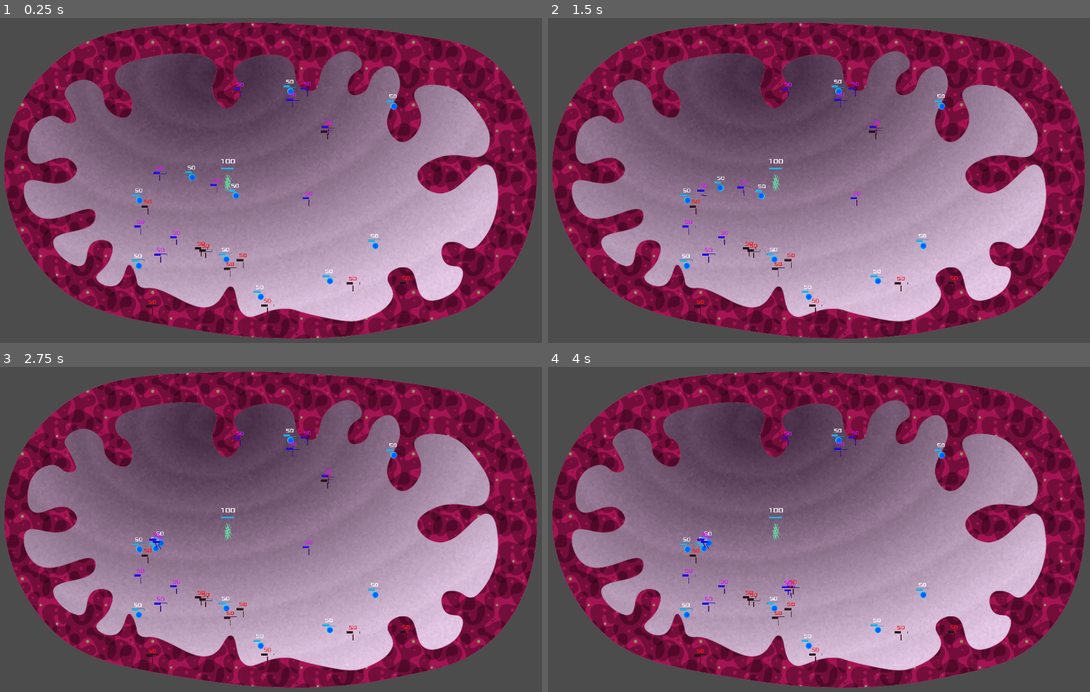
Above: before the commit, frames 1-4 (two rows, left to right).
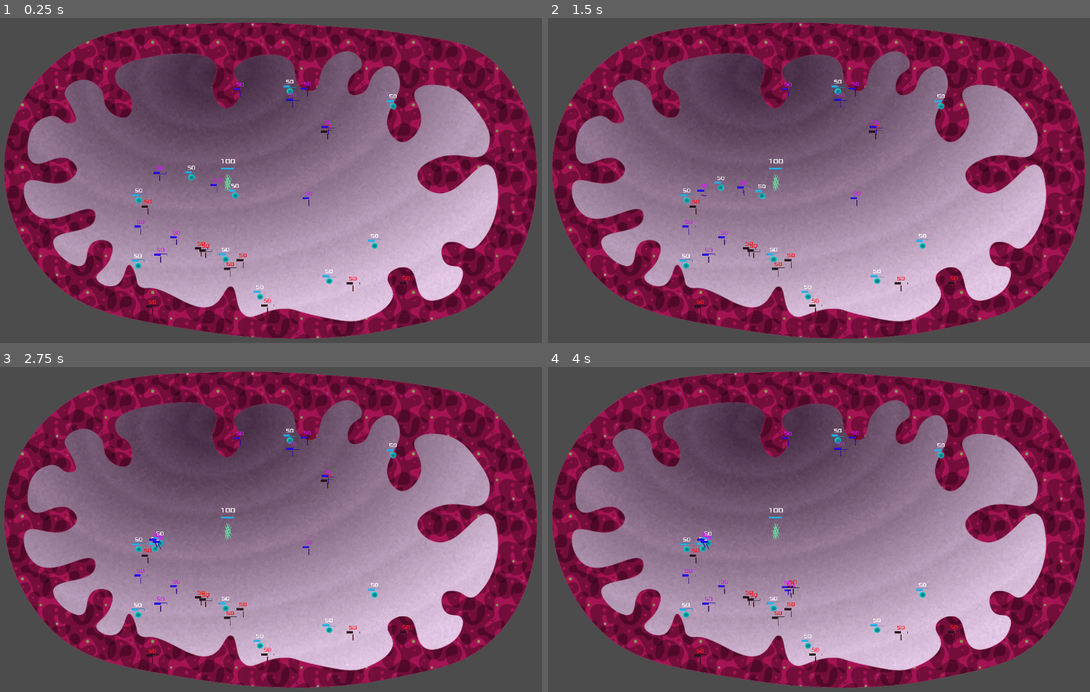
Above: after the commit, the same moments.

Repository: mihaelagrigore/Gutstuck
Game: Godot game, scene res://Sources/Levels/Level_1.tscn
The game is run twice, just before and just after one commit, with the same random seed, the same clock (stepped at 60 frames per second) and the same inputs. The engine's default icon, where the game draws it, is replaced by a stand-in: a white triangle on a blue panel in a dark square.
Inputs (mouse positions are in pixels of both pictures, inside the frame that each line leads up to):
- Up to frame 1 (0.25 s): no input
- Up to frame 2 (1.5 s): tap Enter at 0.5 s; move the mouse to (949, 164) at 0.52 s; press the mouse at (949, 164) at 0.53 s; tap Space at 1.25 s; move the mouse to (705, 196) at 1.27 s; release the mouse at (705, 196) at 1.28 s; right-click (705, 196) at 1.35 s
- Up to frame 3 (2.75 s): move the mouse to (330, 458) at 2.02 s; press the mouse at (330, 458) at 2.03 s
- Up to frame 4 (4 s): tap Enter at 2.75 s; move the mouse to (791, 594) at 2.77 s; release the mouse at (791, 594) at 2.78 s; right-click (791, 594) at 2.85 s; move the mouse to (992, 578) at 3.52 s; press the mouse at (992, 578) at 3.53 s

The runs differ from the first frame. In frame 1, 0.2% of the frame differs, in the area x 24-74%, y 21-87%; in frame 2, 0.2%; in frame 3, 0.2%; in frame 4, 0.2%.

Commit message:
F_Bacteria sprite changed

Diff:
--- a/Gutstuck_Project/Sources/Bacteria/F_Bacteria/F_Bacteria.tscn
+++ b/Gutstuck_Project/Sources/Bacteria/F_Bacteria/F_Bacteria.tscn
@@ -1,11 +1,11 @@
 [gd_scene load_steps=3 format=2]
 
 [ext_resource path="res://Sources/Bacteria/Bacteria.tscn" type="PackedScene" id=1]
-[ext_resource path="res://Assets/Textures/Asset_bacteria_SF_animation20px.png" type="Texture" id=2]
+[ext_resource path="res://Assets/Textures/Asset_BacteriaG_animationTight.png" type="Texture" id=2]
 
-[node name="Bacteria" instance=ExtResource( 1 )]
+[node name="Bacteria" index="0" instance=ExtResource( 1 )]
 
 [node name="Sprite" parent="." index="0"]
 scale = Vector2( 5, 5 )
 texture = ExtResource( 2 )
-frame = 5
+frame = 6
Binary file added: Gutstuck_Project/Assets/Textures/Asset_BacteriaG_animationTight.png
Not shown, added: Gutstuck_Project/Assets/Textures/Asset_BacteriaG_animationTight.png.import
